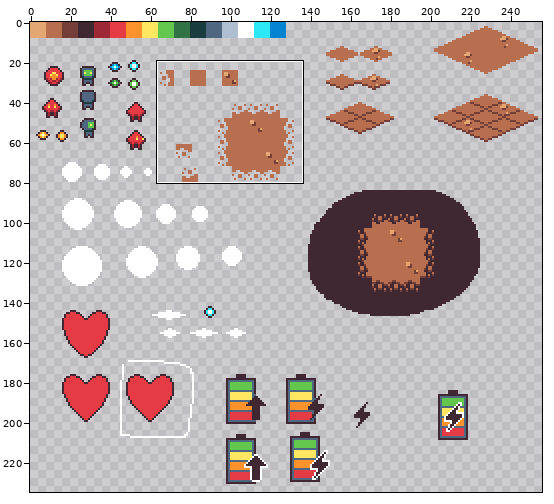
Pixel-art file, stored at assets/aseprite/sketch.ase. The first picture is a wide view before the edit; the outline marks the close-up.
Close-up. The starting point:
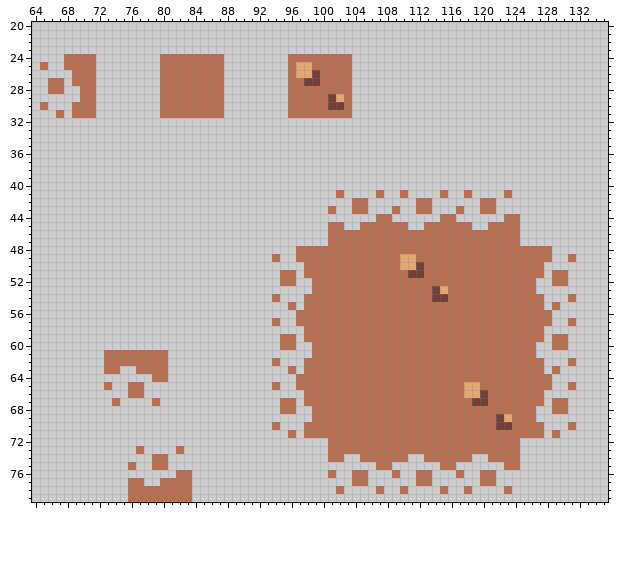
256x256 pixels, 1 frame. Shown: x 64..135, y 20..79. The wide view leaves out empty margins.
And afterwards:
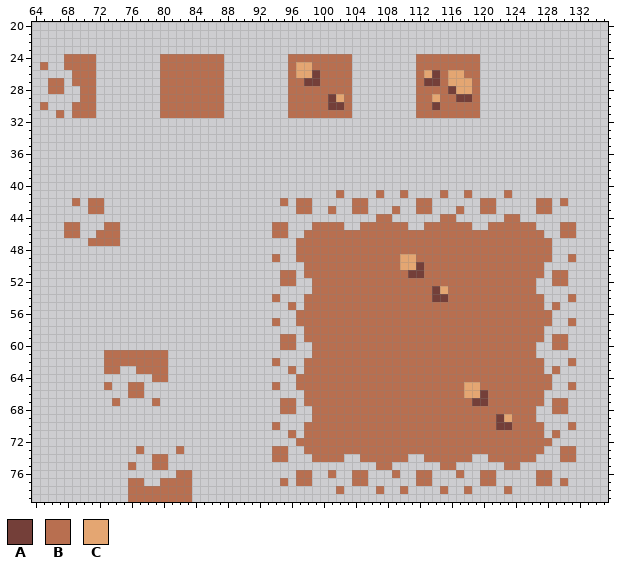
Palette (. is transparent): A #743f39  B #b86f50  C #e4a672
From old to new:
The edit adds colour A in row 26 at x 114; in row 27 at x 113 to 114; in row 28 at x 116; in row 29 at x 117 to 118; in row 30 at x 114.
The edit adds colour B in rows 24 to 25 at x 112 to 119; in row 26 at x 112, 115 and 118 to 119; in row 27 at x 112, 115 and 119; in row 28 at x 112 to 115 and 119; in row 29 at x 112 to 113, 115 to 116 and 119; in row 30 at x 112 to 113 and 115 to 119.
The edit adds colour B in row 31 at x 112 to 119; in row 42 at x 69, 71 to 72, 95, 97 to 98, 127 to 128 and 130; in row 43 at x 71 to 72, 97 to 98 and 127 to 128; in row 45 at x 68 to 69, 73 to 74, 94 to 95, 99 to 100, 125 to 126 and 130 to 131; in row 46 at x 68 to 69, 72 to 74, 94 to 95, 98 to 100, 125 to 127 and 130 to 131; in row 47 at x 71 to 74, 97 to 100 and 125 to 128.
The edit adds colour B in row 72 at x 97 to 100 and 125 to 128; in row 73 at x 94 to 95, 98 to 100, 125 to 127 and 130 to 131; in row 74 at x 94 to 95, 99 to 100, 125 to 126 and 130 to 131; in row 76 at x 97 to 98 and 127 to 128; in row 77 at x 95, 97 to 98, 127 to 128 and 130.
The edit adds colour C in row 26 at x 113 and 116 to 117; in row 27 at x 116 to 118; in row 28 at x 117 to 118; in row 29 at x 114.
